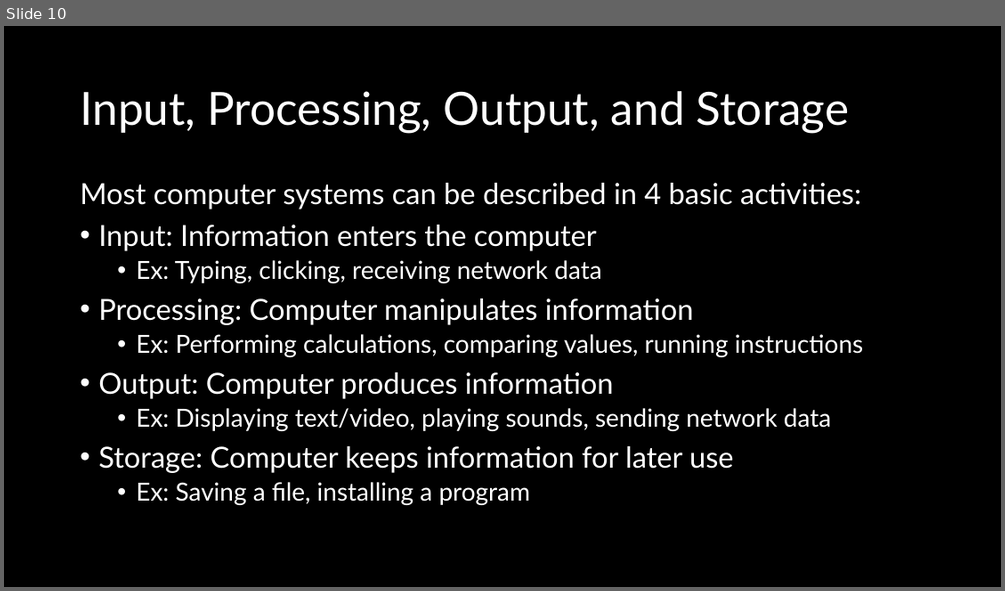
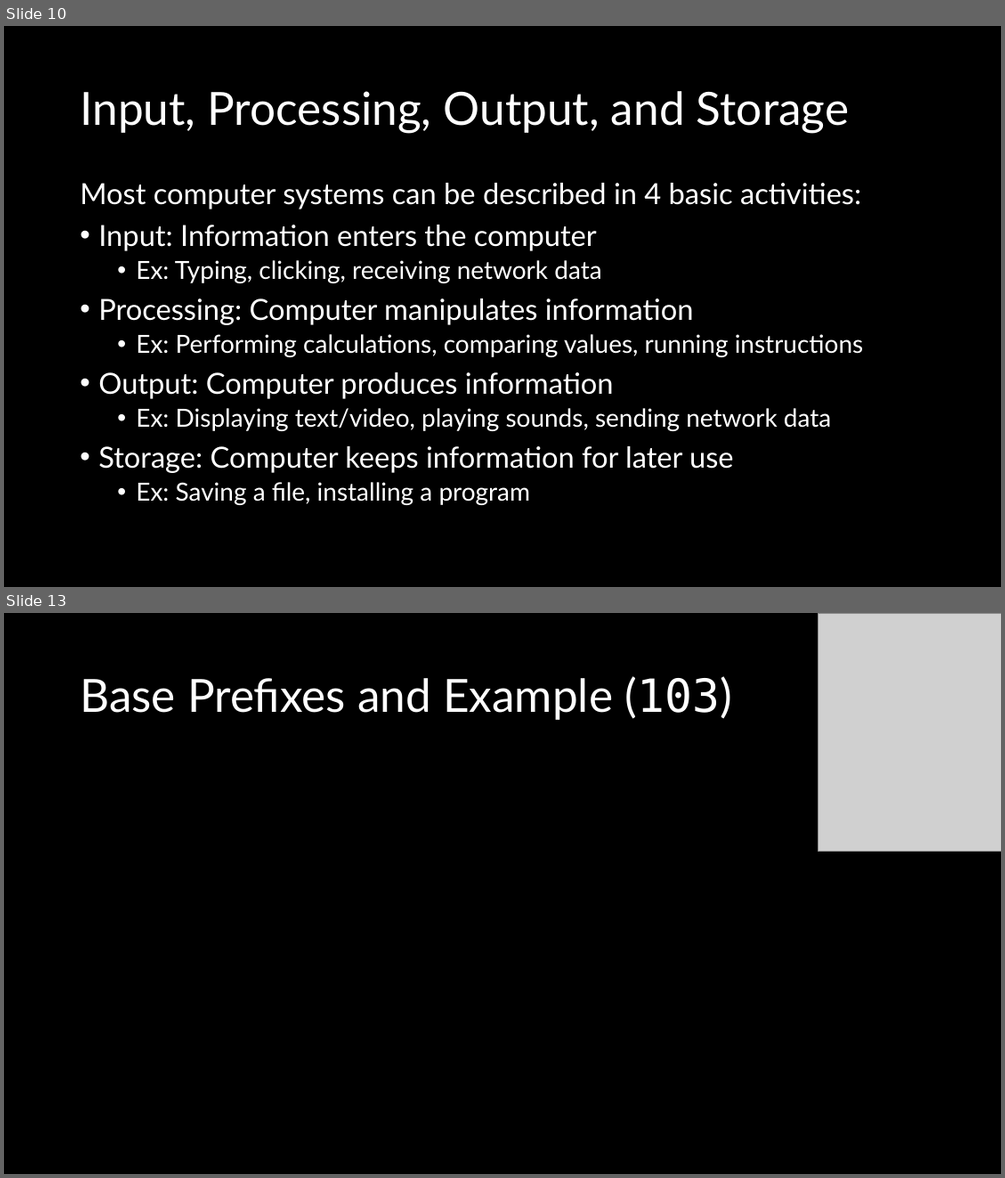
Before and after one commit to d-guh/computer-courses, a slide deck: lessons/00/lesson-00.pptx. Shown one above the other, each under a label of ours: slide 10 before the commit, slides 10 and 13 after it; the slides between them are not shown. The pictures are 1005x591 and 1005x1178 pixels, drawn with LibreOffice and Linux fonts; fonts in the diff are those of the drawing; grey boxes stand for pictures; background and template pictures are left out. Boxes give left, top, right and bottom in pixels: in the first picture for what was removed or moved away, otherwise in the second. Text is boxed around its words. In the diff, an @@ line names an element or a change of style, - is before the commit and + after.

```diff
--- a/lessons/00/lesson-00.pptx
+++ b/lessons/00/lesson-00.pptx
@@ slide 13 added at (4, 613, 1001, 1174), background #000000 @@
@@ picture added at (817, 613, 1001, 851) @@
@@ title added at (80, 676, 732, 720), 44 pt, text #FFFFFF @@
+Base Prefixes and Example (103)
```
Also in this commit, not shown: 14 slides changed, 3 other slides added, 1 slide removed.
